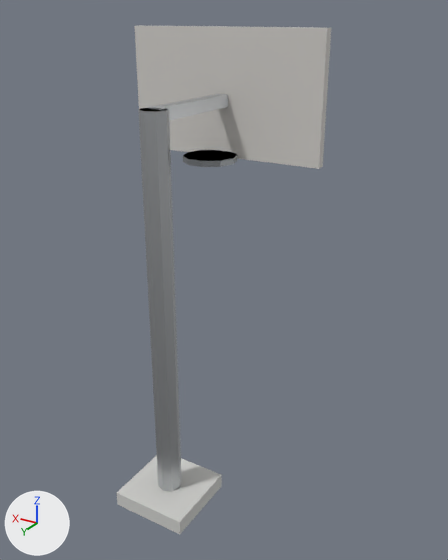
One commit to the glTF model public/models/props/basketball_hoop.glb: the scene before it, then after it.
Both versions are drawn from a 50 mm lens placed at (-2.79, 3.68, 4.17), pointed at (-0.27, -0.53, 2.07). Every picture has the same lights, and +X, +Y and +Z are marked at lower left. The first picture is the older version. Where no turn or scale is listed for an object, it has been applied to the vertices. Vertices at exactly the same position are counted once.

In view in the first picture: 'props_basketball_hoop'.
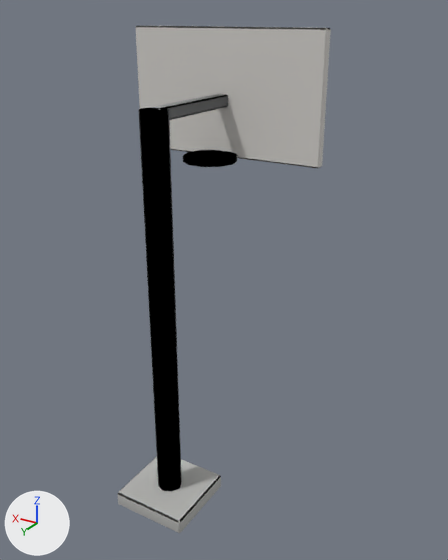
Boxes [x1, y1, x2, y2] around the edits, measured in the pictures (448 x 560 px):
'props_basketball_hoop', recoloured, reshaped (darker)
    before: [117, 25, 331, 534]
    after: [118, 26, 331, 533]
part 1 of me_props_basketball_hoop, rebuilt
    before: [117, 455, 222, 534]
    after: [118, 456, 221, 533]
part 2 of me_props_basketball_hoop, rebuilt
    before: [148, 94, 228, 121]
    after: [150, 94, 228, 120]
part 3 of me_props_basketball_hoop, rebuilt
    before: [135, 25, 331, 169]
    after: [136, 26, 331, 168]

Diff of the bpy script that builds the scene:
```diff
--- a/public/models/props/basketball_hoop.glb.py
+++ b/public/models/props/basketball_hoop.glb.py
@@ mat_concrete_cast @@
 n0 = _N.new('ShaderNodeBsdfPrincipled'); n0.name = 'Principled BSDF'
-n0.inputs[0].default_value = (0.62, 0.62, 0.6, 1.0)  # 'Base Color', light grey #cececb
 n0.inputs[2].default_value = 0.85  # 'Roughness'
 n1 = _N.new('ShaderNodeOutputMaterial'); n1.name = 'Material Output'
+n2 = _N.new('ShaderNodeMix'); n2.name = 'Mix'
+n2.data_type = 'RGBA'
+n2.blend_type = 'MULTIPLY'
+n2.inputs[0].default_value = 1.0  # 'Factor'
+n2.inputs[7].default_value = (0.62, 0.62, 0.6, 1.0)  # 'B', light grey #cececb
+n3 = _N.new('ShaderNodeVertexColor'); n3.name = 'Color Attribute'
 _L.new(n0.outputs[0], n1.inputs[0])  # 'BSDF' to 'Surface'
+_L.new(n2.outputs[2], n0.inputs[0])  # 'Result' to 'Base Color'
+_L.new(n3.outputs[0], n2.inputs[6])  # 'Color' to 'A'
@@ mat_metal_galv @@
 n0 = _N.new('ShaderNodeBsdfPrincipled'); n0.name = 'Principled BSDF'
-n0.inputs[0].default_value = (0.6, 0.62, 0.64, 1.0)  # 'Base Color', light grey #cbced1
 n0.inputs[1].default_value = 1.0  # 'Metallic'
@@ mat_metal_galv @@
 n1 = _N.new('ShaderNodeOutputMaterial'); n1.name = 'Material Output'
+n2 = _N.new('ShaderNodeMix'); n2.name = 'Mix'
+n2.data_type = 'RGBA'
+n2.blend_type = 'MULTIPLY'
+n2.inputs[0].default_value = 1.0  # 'Factor'
+n2.inputs[7].default_value = (0.6, 0.62, 0.64, 1.0)  # 'B', light grey #cbced1
+n3 = _N.new('ShaderNodeVertexColor'); n3.name = 'Color Attribute'
 _L.new(n0.outputs[0], n1.inputs[0])  # 'BSDF' to 'Surface'
+_L.new(n2.outputs[2], n0.inputs[0])  # 'Result' to 'Base Color'
+_L.new(n3.outputs[0], n2.inputs[6])  # 'Color' to 'A'
@@ mat_plastic_signage @@
 n0 = _N.new('ShaderNodeBsdfPrincipled'); n0.name = 'Principled BSDF'
-n0.inputs[0].default_value = (0.65, 0.63, 0.6, 1.0)  # 'Base Color', light grey #d3d0cb
 n0.inputs[2].default_value = 0.85  # 'Roughness'
 n1 = _N.new('ShaderNodeOutputMaterial'); n1.name = 'Material Output'
+n2 = _N.new('ShaderNodeMix'); n2.name = 'Mix'
+n2.data_type = 'RGBA'
+n2.blend_type = 'MULTIPLY'
+n2.inputs[0].default_value = 1.0  # 'Factor'
+n2.inputs[7].default_value = (0.65, 0.63, 0.6, 1.0)  # 'B', light grey #d3d0cb
+n3 = _N.new('ShaderNodeVertexColor'); n3.name = 'Color Attribute'
 _L.new(n0.outputs[0], n1.inputs[0])  # 'BSDF' to 'Surface'
+_L.new(n2.outputs[2], n0.inputs[0])  # 'Result' to 'Base Color'
+_L.new(n3.outputs[0], n2.inputs[6])  # 'Color' to 'A'
@@ mat_metal_painted @@
 n0 = _N.new('ShaderNodeBsdfPrincipled'); n0.name = 'Principled BSDF'
-n0.inputs[0].default_value = (0.38, 0.4, 0.42, 1.0)  # 'Base Color', grey #a6aaad
 n0.inputs[1].default_value = 1.0  # 'Metallic'
@@ mat_metal_painted @@
 n1 = _N.new('ShaderNodeOutputMaterial'); n1.name = 'Material Output'
+n2 = _N.new('ShaderNodeMix'); n2.name = 'Mix'
+n2.data_type = 'RGBA'
+n2.blend_type = 'MULTIPLY'
+n2.inputs[0].default_value = 1.0  # 'Factor'
+n2.inputs[7].default_value = (0.38, 0.4, 0.42, 1.0)  # 'B', grey #a6aaad
+n3 = _N.new('ShaderNodeVertexColor'); n3.name = 'Color Attribute'
 _L.new(n0.outputs[0], n1.inputs[0])  # 'BSDF' to 'Surface'
+_L.new(n2.outputs[2], n0.inputs[0])  # 'Result' to 'Base Color'
+_L.new(n3.outputs[0], n2.inputs[6])  # 'Color' to 'A'
@@ me_props_basketball_hoop @@
-me_props_basketball_hoop.from_pydata(...)  # 64 vertices, 108 faces; spans x -0.9..0.9, y -0.7..0.7, z -2.04..2.04
+me_props_basketball_hoop.from_pydata(...)  # 112 vertices, 204 faces; spans x -0.9..0.9, y -0.7..0.7, z -2.04..2.04
+# me_props_basketball_hoop part 1: the loose piece of 8 vertices spanning x -0.35..0.35, y 0.0..0.7, z -2.04..-1.9 is rebuilt with 24 vertices and now spans x -0.35..0.35, y 0.0..0.7, z -2.04..-1.9
+# me_props_basketball_hoop part 2: the loose piece of 8 vertices spanning x -0.05..0.05, y -0.65..0.34, z 1.41..1.51 is rebuilt with 24 vertices and now spans x -0.05..0.05, y -0.65..0.34, z 1.41..1.51
+# me_props_basketball_hoop part 3: the loose piece of 8 vertices spanning x -0.9..0.9, y -0.7..-0.61, z 0.99..2.04 is rebuilt with 24 vertices and now spans x -0.9..0.9, y -0.7..-0.61, z 0.99..2.04
 me_props_basketball_hoop.materials.append(mat_concrete_cast)
```
